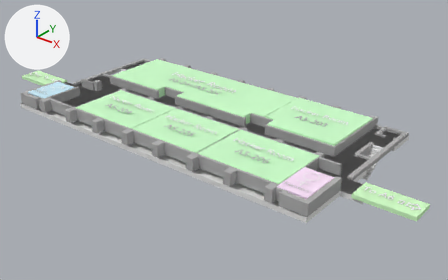
The Blender file design/A52.blend: old version first, new version second.
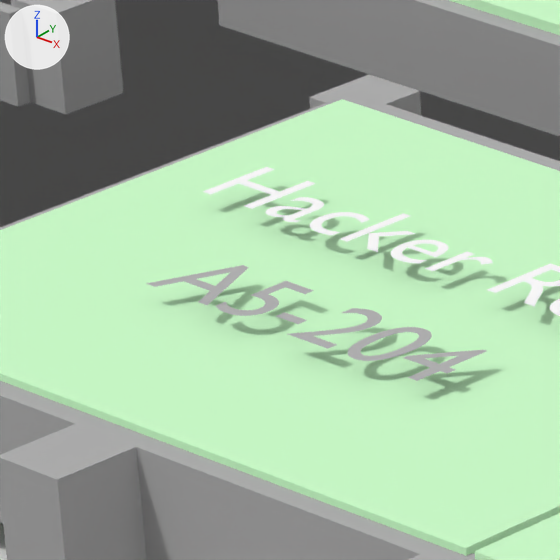
The first picture shows the older version from a camera (50 mm lens) standing at (9.23, -10.69, 6.24) and looking at (0.53, 0.19, -0.51). The close-ups show both versions on the part from 20% to 31% of the width and 29% to 46% of the height of that picture. Lighting does not change. The marker at upper left points along +X, +Y and +Z.

The first close-up shows 'Cube.051', 'Cube.058', 'Cube.059', 'Cube.060', 'Plane.004', 'Text.034', 'c1.001', 'c1.002', 't1', 't2'.
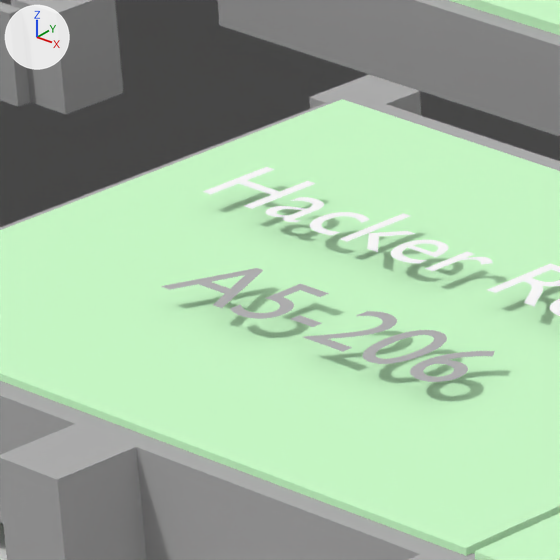
Edits to the bpy script that builds the scene:
```text
Change ob_text_030:
    ob_text_030.location: (2.117, -1.476, 0.326) -> (-1.872, -1.476, 0.326)
Change ob_text_034:
    ob_text_034.location: (-1.907, -1.485, 0.326) -> (2.108, -1.485, 0.326)
```

Pixel boxes (x1, y1, x2, y2) of what changed, in the close-ups (560 x 560 px):
'Text.030', moved (not visible before): after (161, 268, 495, 382)
'Text.034', moved (not visible afterwards): before (146, 265, 486, 381)
